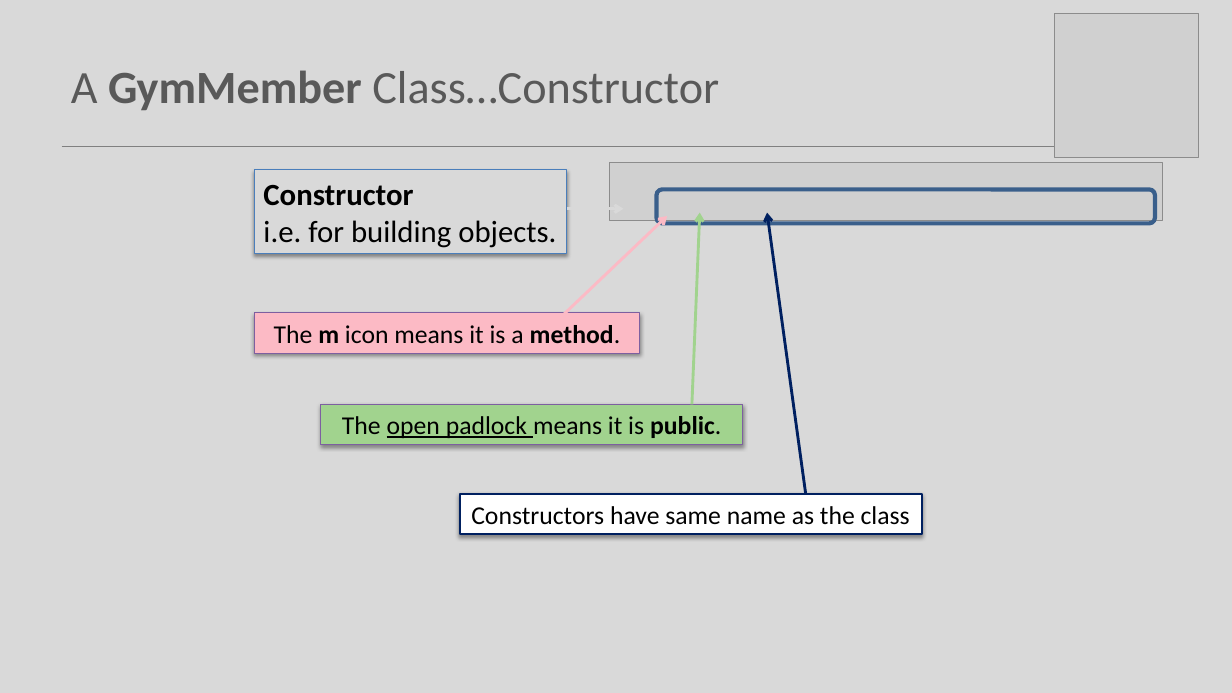
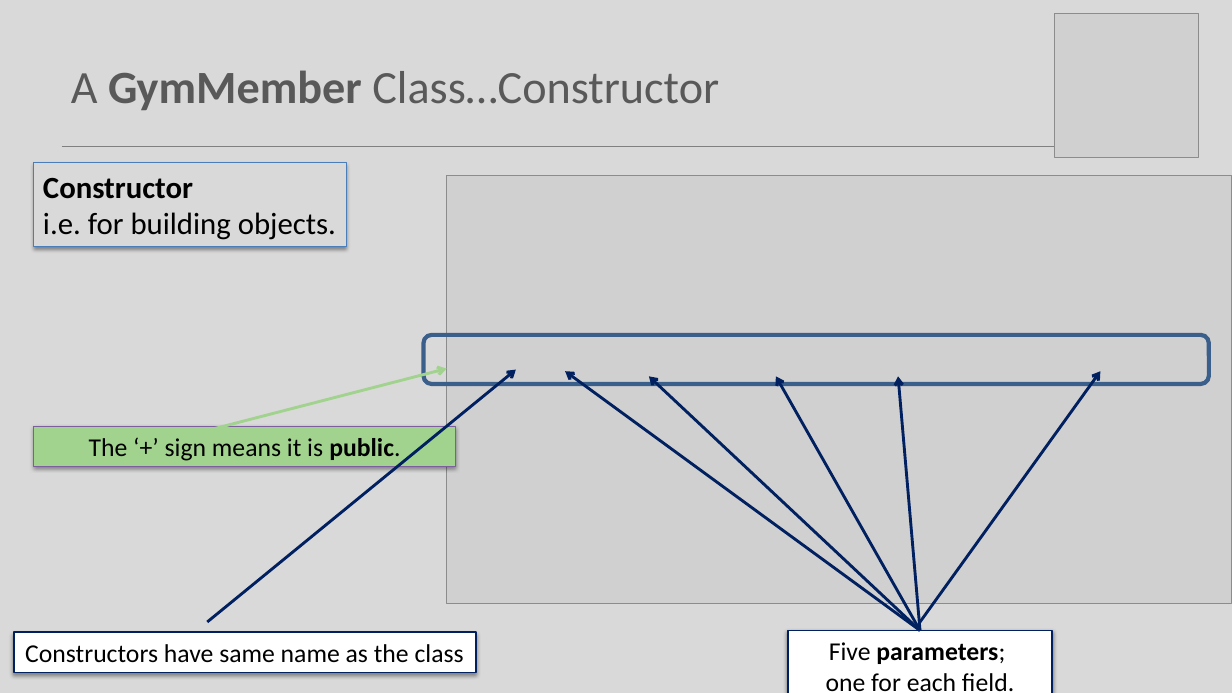
Before and after one commit to Programming-Fundamentals-SETU/prog-fund-1-sept-25, a slide deck: slide 9 of topic08-arrays-of-objects/unit-1/talk-2-gym-app/oo-gym-v1.pptx (slide 12 before the commit). Drawn at 1232x693 pixels with LibreOffice and Linux fonts; fonts in the diff are those of the drawing; grey boxes stand for pictures. Boxes give left, top, right and bottom in pixels: in the first picture for what was removed or moved away, otherwise in the second. Text is boxed around its words. In the diff, an @@ line names an element or a change of style, - is before the commit and + after.

Commit message:
finish lecture 2

```diff
--- a/topic08-arrays-of-objects/unit-1/talk-2-gym-app/oo-gym-v1.pptx
+++ b/topic08-arrays-of-objects/unit-1/talk-2-gym-app/oo-gym-v1.pptx
@@ rectangle "Constructor i.e. for building objects.": place and size @@
-rectangle "Constructor i.e. for building objects." at bbox=[254, 170, 567, 254]
+rectangle "Constructor i.e. for building objects." at bbox=[34, 163, 347, 247]
@@ picture added at bbox=[446, 176, 1232, 604] @@
@@ picture removed at bbox=[610, 163, 1164, 220] @@
@@ arrow removed from (567, 209) to (624, 209) @@
@@ arrow removed from (563, 315) to (667, 216) @@
@@ rectangle removed at bbox=[254, 313, 640, 354] @@
-The m icon means it is a method.
@@ rounded rectangle: place and size @@
-rounded rectangle at bbox=[657, 189, 1155, 224]
+rounded rectangle at bbox=[423, 335, 1209, 384]
@@ arrow moved from (806, 494) - (767, 213) to (207, 622) - (516, 370) @@
@@ arrow moved from (692, 405) - (700, 213) to (211, 430) - (446, 369) @@
@@ arrow added from (921, 630) to (566, 372), #002060 2.25 pt @@
@@ arrow added from (921, 630) to (649, 376), #002060 2.25 pt @@
@@ arrow added from (921, 630) to (776, 376), #002060 2.25 pt @@
@@ arrow added from (921, 630) to (898, 376), #002060 2.25 pt @@
@@ arrow added from (921, 622) to (1101, 372), #002060 2.25 pt @@
@@ rectangle "The ‘+’ sign means it ...": place and size @@
-rectangle "The ‘+’ sign means it ..." at bbox=[321, 405, 742, 445]
+rectangle "The ‘+’ sign means it ..." at bbox=[34, 426, 456, 467]
@@ text in rectangle at bbox=[89, 438, 400, 461]: text changed @@
-The open padlock means it is public.
+The ‘+’ sign means it is public.
@@ rectangle "Constructors have same name as ...": place and size @@
-rectangle "Constructors have same name as ..." at bbox=[460, 494, 922, 534]
+rectangle "Constructors have same name as ..." at bbox=[14, 632, 476, 673]
@@ rectangle added at bbox=[787, 630, 1053, 693], fill #FFFFFF, outline #002060 1.5 pt, 20 pt, text #000000 @@
+Five parameters;
+one for each field.
```
Also in this commit, not shown: 14 other slides changed, 4 slides removed, 10 other files.
